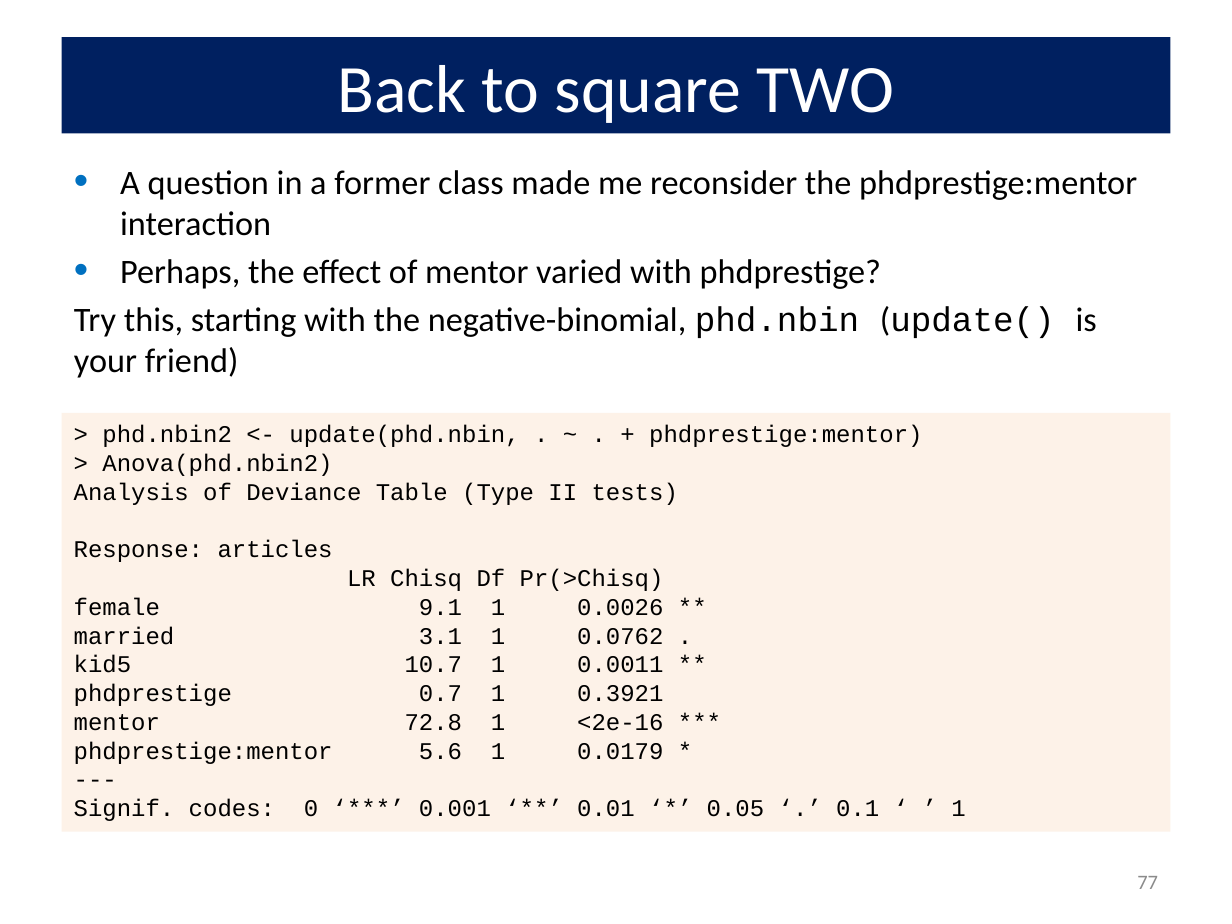
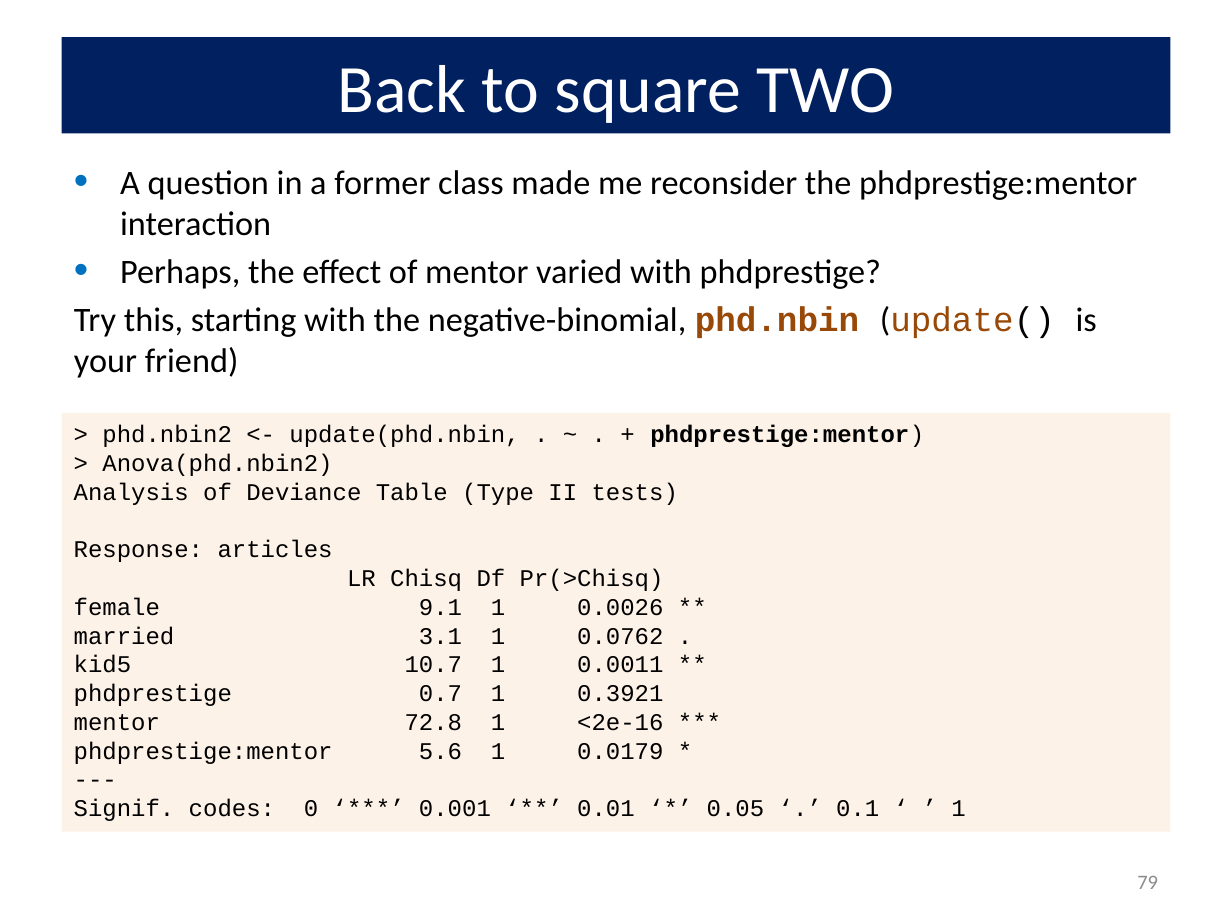
Before and after one commit to friendly/psy6136, a slide deck: slide 79 of lectures/09-CountData.pptx (slide 77 before the commit). Drawn at 1232x924 pixels with LibreOffice and Linux fonts; fonts in the diff are those of the drawing. Boxes give left, top, right and bottom in pixels: in the first picture for what was removed or moved away, otherwise in the second. Text is boxed around its words. In the diff, an @@ line names an element or a change of style, - is before the commit and + after.

```diff
--- a/lectures/09-CountData.pptx
+++ b/lectures/09-CountData.pptx
@@ text at <box>74,306,1097,378</box>: text colour #000000 to #984807 in "phd.nbin (update()"; bold on in "phd.nbin" @@
@@ text in rectangle at <box>102,425,924,447</box>: bold on in "phdprestige:mentor)" @@
@@ page number at <box>1137,876,1158,889</box>: text changed @@
-77
+79
```
Also in this commit, not shown: 9 other slides changed, 2 slides added, 4 other files.
